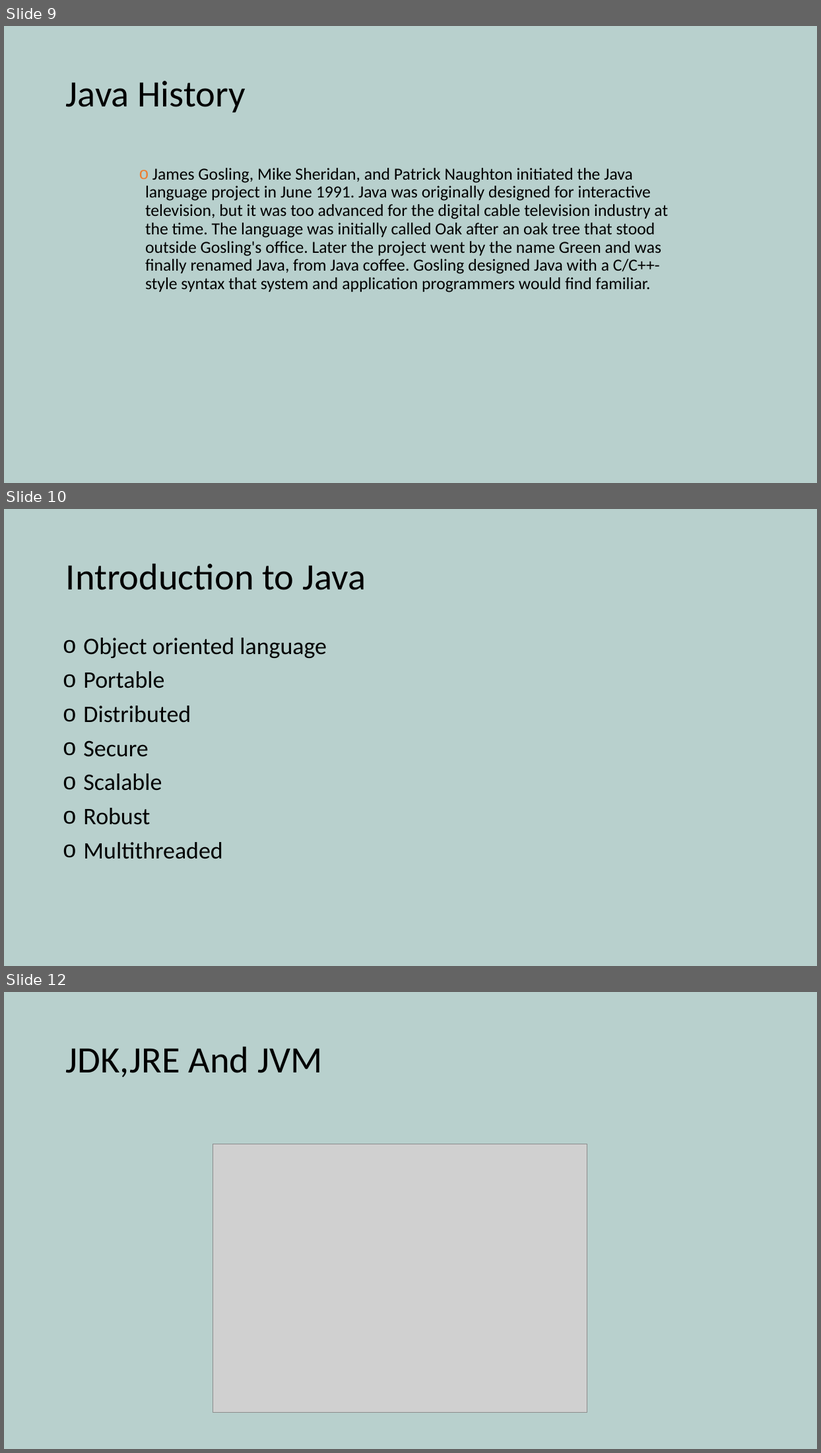
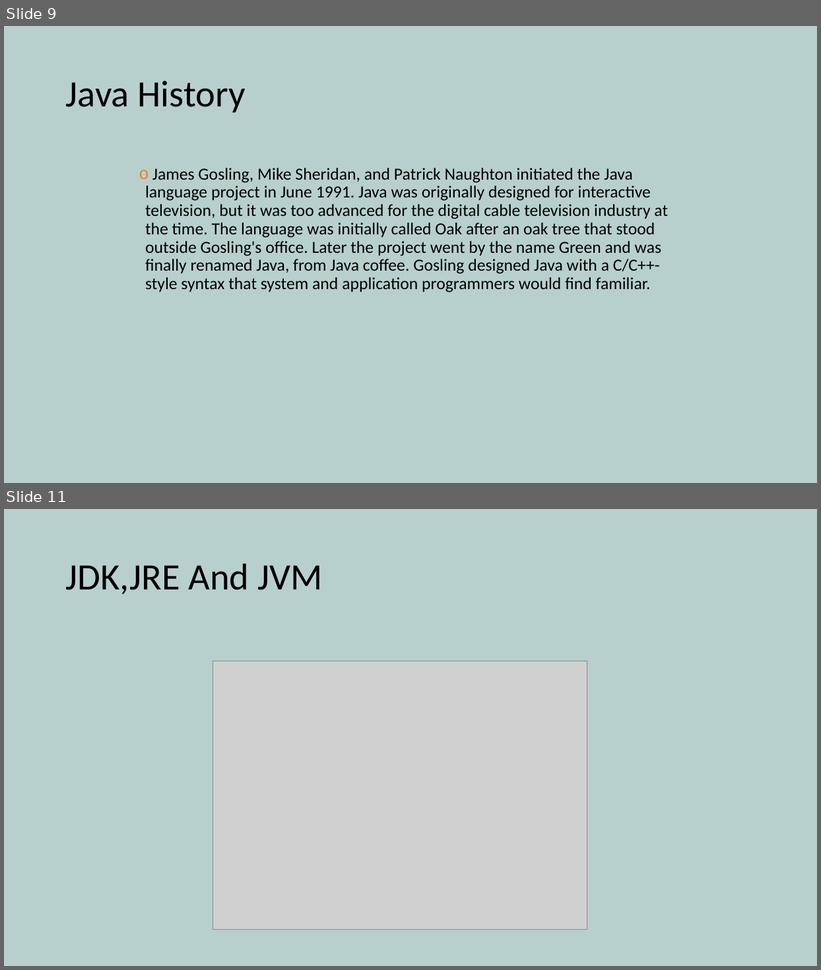
Before and after one commit to yetanothermasterylearning/Core-Java, a slide deck: 01. Introduction/Presentation/Introduction.pptx. Shown one above the other, each under a label of ours: slides 9, 10 and 12 before the commit, slides 9 and 11 after it; the slides between them are not shown. The pictures are 821x1453 and 821x970 pixels, drawn with LibreOffice and Linux fonts; fonts in the diff are those of the drawing; grey boxes stand for pictures. Boxes give left, top, right and bottom in pixels: in the first picture for what was removed or moved away, otherwise in the second. Text is boxed around its words. In the diff, an @@ line names an element or a change of style, - is before the commit and + after.

```diff
--- a/01. Introduction/Presentation/Introduction.pptx
+++ b/01. Introduction/Presentation/Introduction.pptx
@@ slide 10 removed at (4, 509, 817, 966), background #B8D0CD @@
@@ title removed at (66, 563, 366, 590) @@
-Introduction to Java
@@ text removed at (83, 638, 327, 859) @@
-o Object oriented language
-o Portable
-o Distributed
-o Secure
-o Scalable
-o Robust
-o Multithreaded
@@ what was slide 12 is now slide 11 @@
```
Also in this commit, not shown: 1 slide changed, 3 other files.
